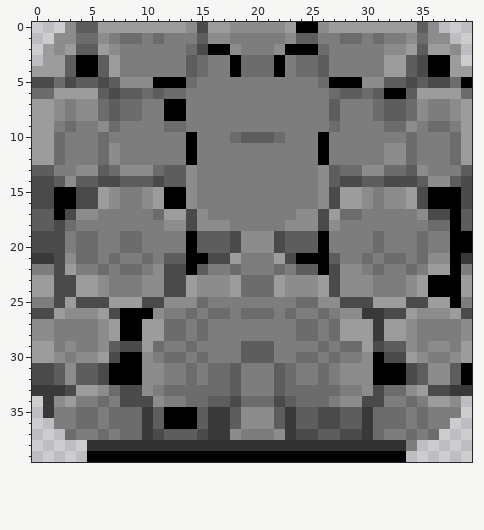
Pixel-art sprite: Spillet/Sprites/stone.png. The picture above is the old version.
The file is 40x40 pixels.
The result:
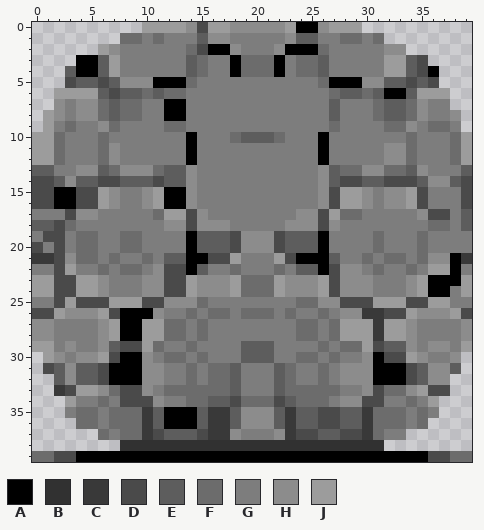
Palette (. is transparent): A #000000  B #313131  C #393939  D #4a4a4a  E #5d5d5d  F #6c6c6c  G #7d7d7d  H #8c8c8c  J #9c9c9c
Diff:
The author put colour A in row 39 at x 4 and 34 to 35.
The author put colour D in row 39 at x 2 to 3 and 36 to 37.
The author put colour F in row 39 at x 0 to 1 and 38 to 39.
Colour A becomes colour G in rows 15 to 16 at x 36 to 38; in row 17 at x 2 and 38; in row 18 at x 38; in rows 19 to 20 at x 38 to 39; in rows 24 to 25 at x 38.
Colour D becomes colour G in row 19 at x 0; in row 20 at x 1.
Colour E becomes colour G in row 17 at x 0 to 1.
Colour A is gone in row 3 at x 36 to 37; in row 4 at x 37; in row 5 at x 39; in rows 31 to 32 at x 39.
Colour B is gone in row 38 at x 5 to 7 and 32 to 33.
Colour C is gone in row 33 at x 0 to 1 and 38 to 39; in rows 34 to 35 at x 1.
Colour D is gone in row 5 at x 0 to 1 and 37; in row 31 at x 0; in row 32 at x 0 to 1.
Colour E is gone in row 0 at x 4 to 5 and 35; in row 2 at x 4 to 5 and 35; in row 3 at x 3; in row 32 at x 38.
Colour F is gone in row 1 at x 4 to 5 and 35; in row 5 at x 2 and 38; in row 6 at x 0 to 1 and 39; in row 37 at x 3, 34 and 36.
Colour G is gone in row 1 at x 7 and 32 to 33; in row 35 at x 2 and 37 to 38; in row 36 at x 2 to 3 and 36 to 37; in row 37 at x 4 to 5 and 35; in row 38 at x 34.
Colour H is gone in row 0 at x 3 and 36; in row 1 at x 2 to 3, 6, 34 and 36 to 37; in row 2 at x 2 and 38; in row 7 at x 38; in row 34 at x 2 and 38.
Colour J is gone in row 0 at x 6 to 9 and 30 to 34; in row 2 at x 1, 3, 34 and 36 to 37; in row 3 at x 1 to 2 and 38; in row 4 at x 0 to 2 and 38 to 39; in row 6 at x 38; in row 7 at x 0 to 1 and 39.
Colour J is gone in rows 8 to 9 at x 0 and 39; in row 30 at x 0 and 39; in row 34 at x 37.
Where, in picture pixels (left, top, right, bottom), the same in both pictures:
erased: (32, 22, 142, 132)
erased: (362, 22, 472, 132)
changed: (428, 187, 472, 253)
changed: (32, 209, 65, 253)
changed: (450, 286, 461, 308)
changed: (32, 352, 120, 462)
changed: (384, 352, 472, 462)
